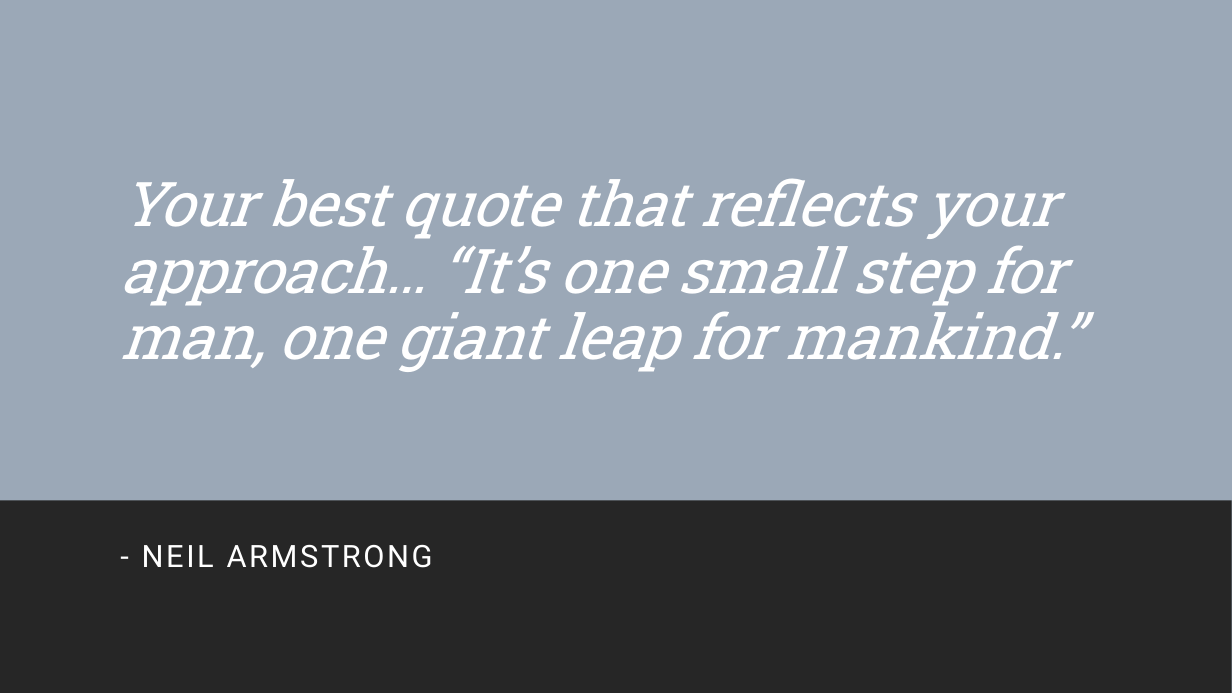
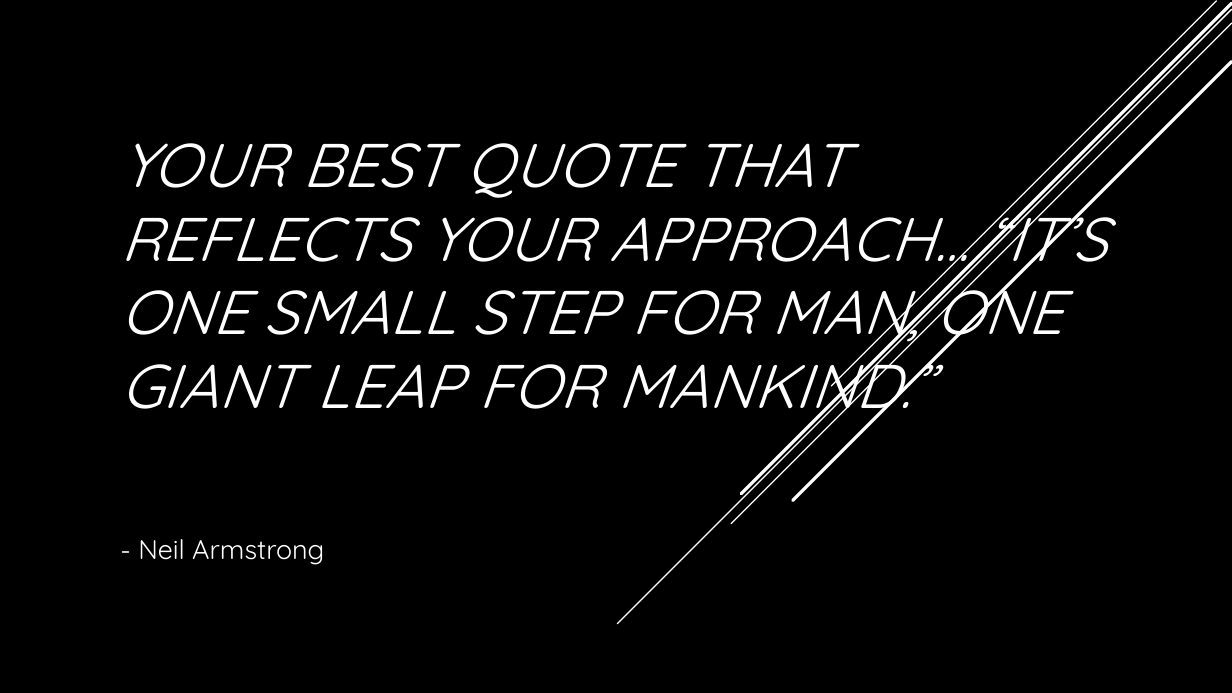
Before and after one commit to Muad-Dib89/Project-2---Oracle-of-Nonsense, a slide deck: slide 2 of Gerald/Oracle of Nonsense.pptx. Drawn at 1232x693 pixels with LibreOffice and Linux fonts; fonts in the diff are those of the drawing. Boxes give left, top, right and bottom in pixels: in the first picture for what was removed or moved away, otherwise in the second. Text is boxed around its words. In the diff, an @@ line names an element or a change of style, - is before the commit and + after.

```diff
--- a/Gerald/Oracle of Nonsense.pptx
+++ b/Gerald/Oracle of Nonsense.pptx
@@ background #FFFFFF to #000000 @@
@@ rectangle removed at <box>0,0,1232,693</box> @@
@@ line added from (1232, 9) to (617, 624), #FFFFFF 1 pt @@
@@ line added from (1232, 23) to (731, 524), #FFFFFF 1 pt @@
@@ line added from (1232, 4) to (741, 494), #FFFFFF 2.5 pt @@
@@ line added from (1216, 1) to (832, 386), #FFFFFF 1 pt @@
@@ line added from (1232, 62) to (793, 501), #FFFFFF 2.5 pt @@
@@ title at <box>120,143,1107,426</box>: text changed; font Roboto Slab to Quicksand @@
-Your best quote that reflects your approach… “It’s one small step for man, one giant leap for mankind.”
+YOUR BEST QUOTE THAT REFLECTS YOUR APPROACH… “IT’S ONE SMALL STEP FOR MAN, ONE GIANT LEAP FOR MANKIND.”
@@ rectangle removed at <box>0,501,1232,693</box> @@
@@ subtitle at <box>138,539,324,565</box>: text changed; size 24 to 21 pt; font Roboto to Quicksand @@
-- NEIL ARMSTRONG
+- Neil Armstrong
@@ rectangle removed at <box>0,647,1232,693</box> @@
```
Also in this commit, not shown: 1 other slide changed, 7 slides added.
